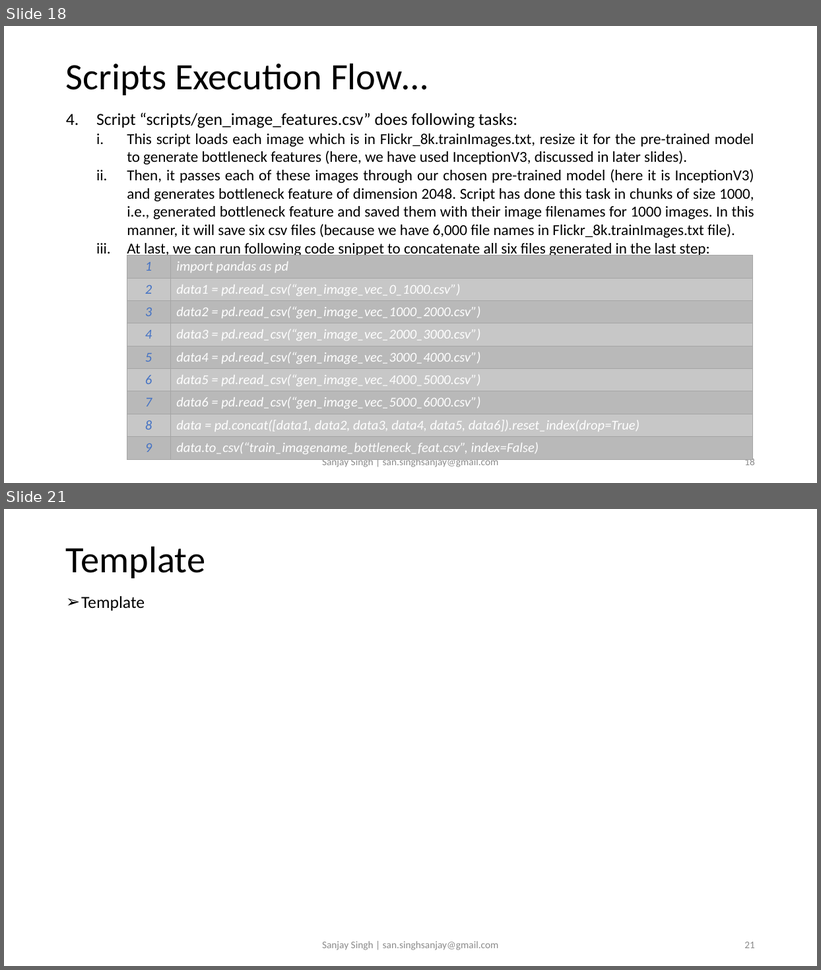
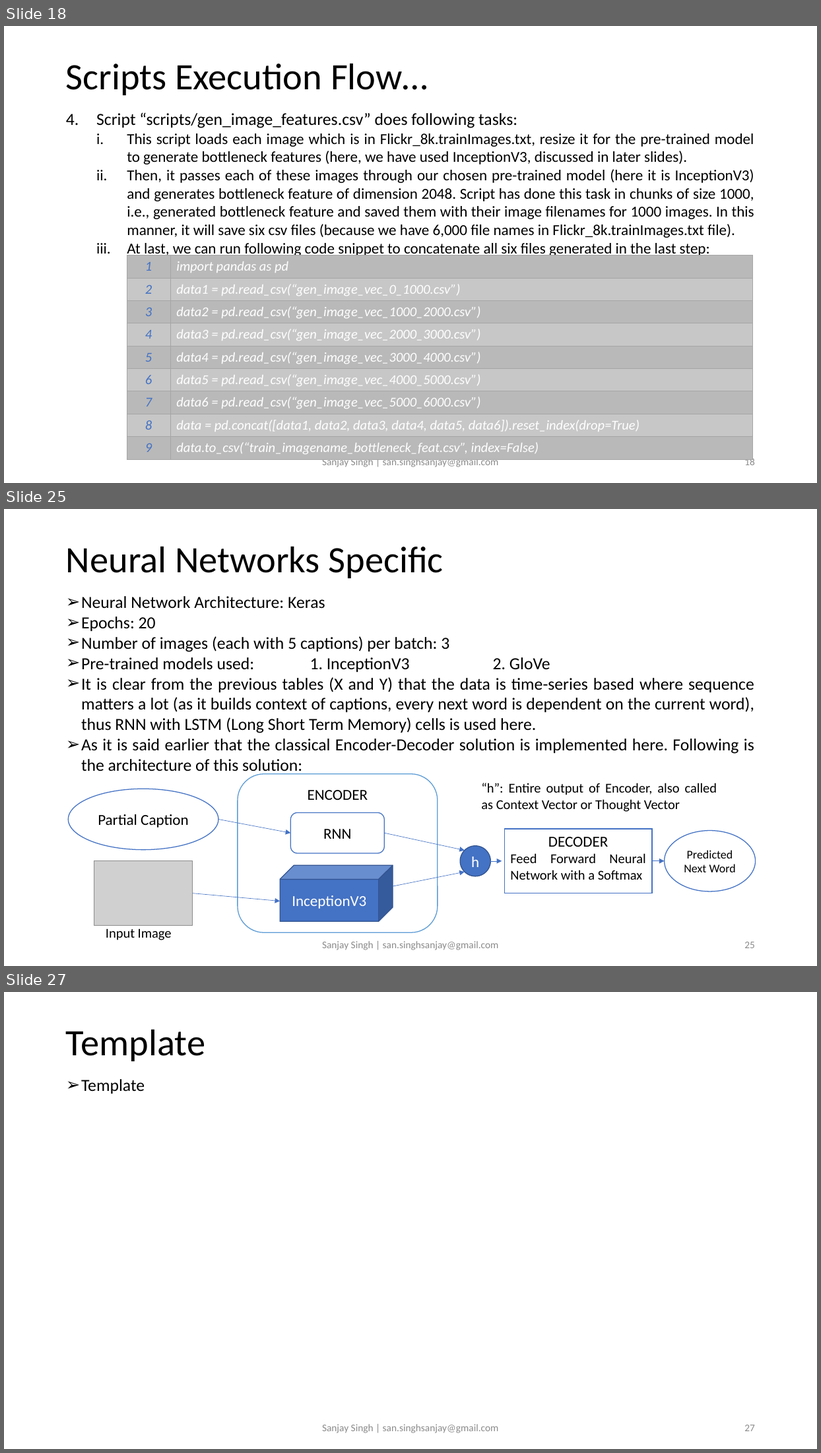
Before and after one commit to sansinghsanjay/Flickr8k_ImageCaptioning, a slide deck: readme.pptx. Shown one above the other, each under a label of ours: slides 18 and 21 before the commit, slides 18, 25 and 27 after it; the slides between them are not shown. The pictures are 821x970 and 821x1453 pixels, drawn with LibreOffice and Linux fonts; fonts in the diff are those of the drawing; grey boxes stand for pictures. Boxes give left, top, right and bottom in pixels: in the first picture for what was removed or moved away, otherwise in the second. Text is boxed around its words. In the diff, an @@ line names an element or a change of style, - is before the commit and + after.

```diff
--- a/readme.pptx
+++ b/readme.pptx
@@ slide 25 added at [4, 509, 817, 966], background #FFFFFF @@
@@ title added at [66, 546, 444, 578], 44 pt, text #000000 @@
+Neural Networks Specific
@@ text added at [81, 596, 754, 775], 20 pt, text #000000 @@
+➢ Neural Network Architecture: Keras
+➢ Epochs: 20
+➢ Number of images (each with 5 captions) per batch: 3
+➢ Pre-trained models used: 1. InceptionV3 2. GloVe
+➢ It is clear from the previous tables (X and Y) that the data is time-series based where sequence matters a lot (as it builds context of captions, every next word is dependent on the current word), thus RNN with LSTM (Long Short Term Memory) cells is used here.
+➢ As it is said earlier that the classical Encoder-Decoder solution is implemented here. Following is the architecture of this solution:
@@ rounded rectangle added at [238, 774, 438, 933], fill #FFFFFF, outline #5B9BD5 1 pt, 18 pt, text #000000 @@
+ENCODER
@@ text added at [481, 783, 717, 812], 16 pt, text #000000 @@
+“h”: Entire output of Encoder, also called as Context Vector or Thought Vector
@@ ellipse added at [68, 789, 218, 850], fill #FFFFFF, outline #4472C4 1 pt, 18 pt, text #000000 @@
+Partial Caption
@@ arrow added from (218, 819) to (290, 834), #4472C4 0.5 pt @@
@@ rounded rectangle added at [290, 813, 385, 854], fill #FFFFFF, outline #4472C4 1 pt, 18 pt, text #000000 @@
+RNN
@@ arrow added from (385, 834) to (465, 851), #4472C4 0.5 pt @@
@@ rectangle added at [505, 829, 652, 894], fill #FFFFFF, outline #4472C4 1 pt, 16 pt, text #000000 @@
+DECODER
+Feed Forward Neural Network with a Softmax
@@ ellipse added at [665, 831, 756, 892], fill #FFFFFF, outline #4472C4 1 pt, 14 pt, text #000000 @@
+Predicted Next Word
@@ picture added at [94, 861, 193, 926] @@
@@ ellipse added at [460, 846, 491, 877], fill #4472C4, outline #325491 1 pt, 18 pt, text #FFFFFF @@
+h
@@ arrow added from (491, 861) to (502, 861), #4472C4 0.5 pt @@
@@ arrow added from (652, 861) to (665, 861), #4472C4 0.5 pt @@
@@ cube added at [281, 866, 393, 922], fill #4472C4, outline #325491 1 pt, 18 pt, text #FFFFFF @@
+InceptionV3
@@ arrow added from (393, 887) to (465, 872), #4472C4 0.5 pt @@
@@ arrow added from (193, 894) to (281, 901), #4472C4 0.5 pt @@
@@ text added at [106, 929, 172, 941], 16 pt, text #000000 @@
+Input Image
@@ text added at [322, 941, 499, 951], 12 pt, text #8C8C8C @@
+Sanjay Singh | san.singhsanjay@gmail.com
@@ page number added at [745, 942, 755, 949], 12 pt, text #8C8C8C @@
+25
@@ what was slide 21 is now slide 27 @@
@@ page number at [745, 1425, 755, 1432]: text changed @@
-21
+27
```
Also in this commit, not shown: 3 slides changed, 5 other slides added, 1 other file.
